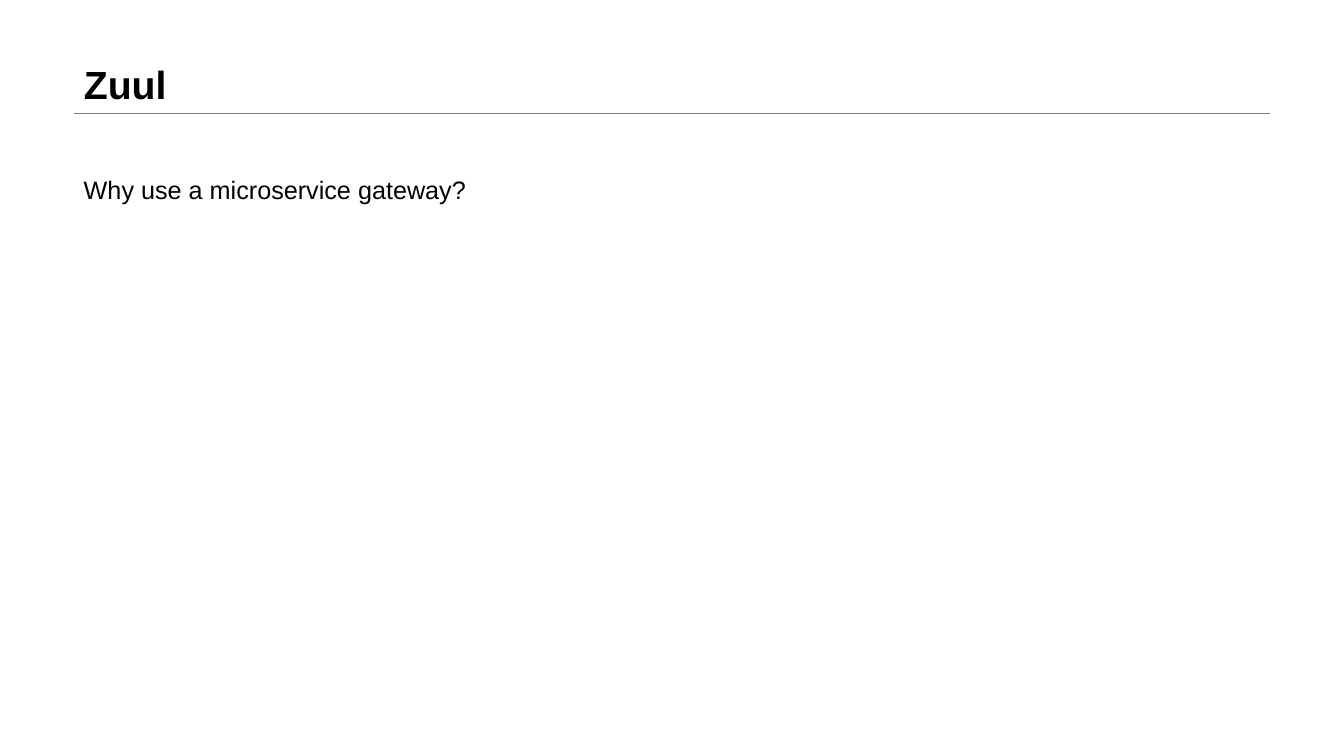
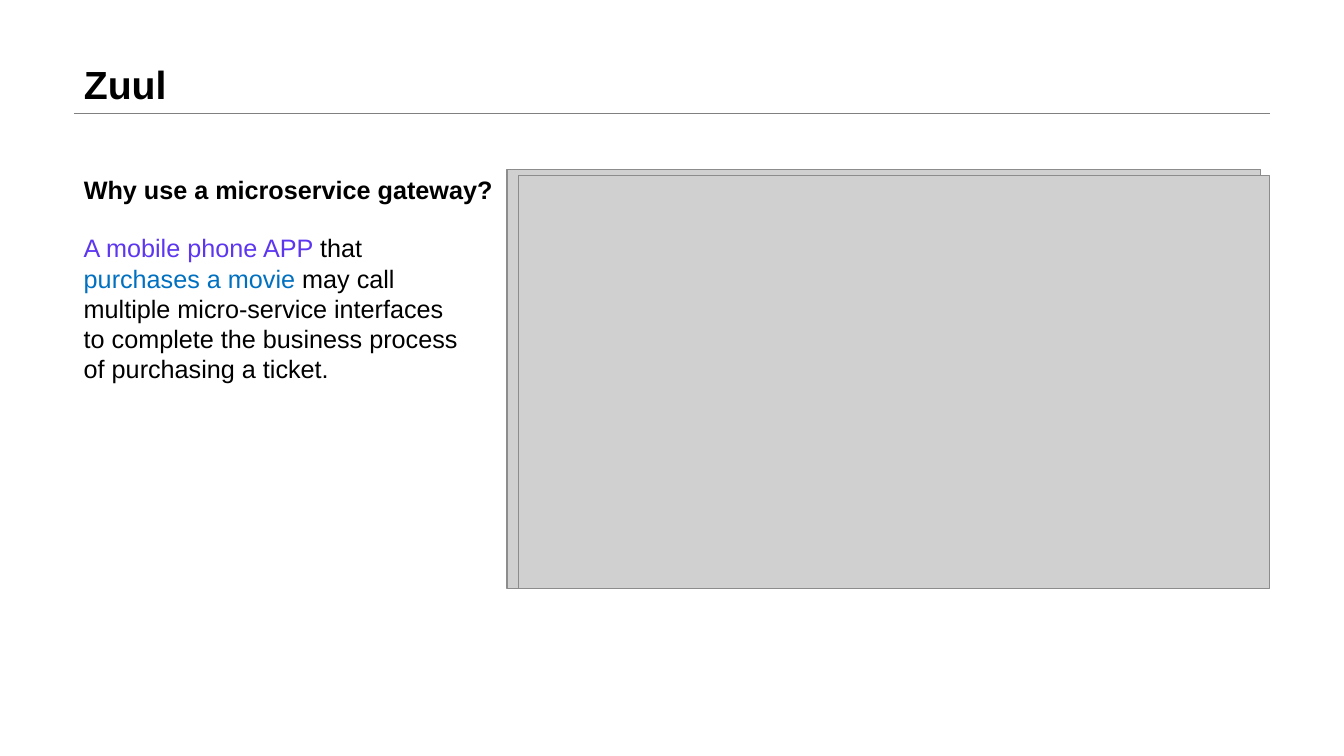
Before and after one commit to LIULE8/ppt, a slide deck: slide 14 of Sharing2.pptx. Drawn at 1344x756 pixels with LibreOffice and Linux fonts; fonts in the diff are those of the drawing; grey boxes stand for pictures. Boxes give left, top, right and bottom in pixels: in the first picture for what was removed or moved away, otherwise in the second. Text is boxed around its words. In the diff, an @@ line names an element or a change of style, - is before the commit and + after.

```diff
--- a/Sharing2.pptx
+++ b/Sharing2.pptx
@@ text "Why use a microservice gateway?" at (84,180,493,204): bold on @@
@@ picture added at (507,169,1261,589) @@
@@ picture added at (518,175,1270,588) @@
@@ text added at (84,238,457,384), 18 pt, text #000000 @@
+A mobile phone APP that purchases a movie may call multiple micro-service interfaces to complete the business process of purchasing a ticket.
```
Also in this commit, not shown: 2 other slides changed, 3 slides added, 2 slides removed.
